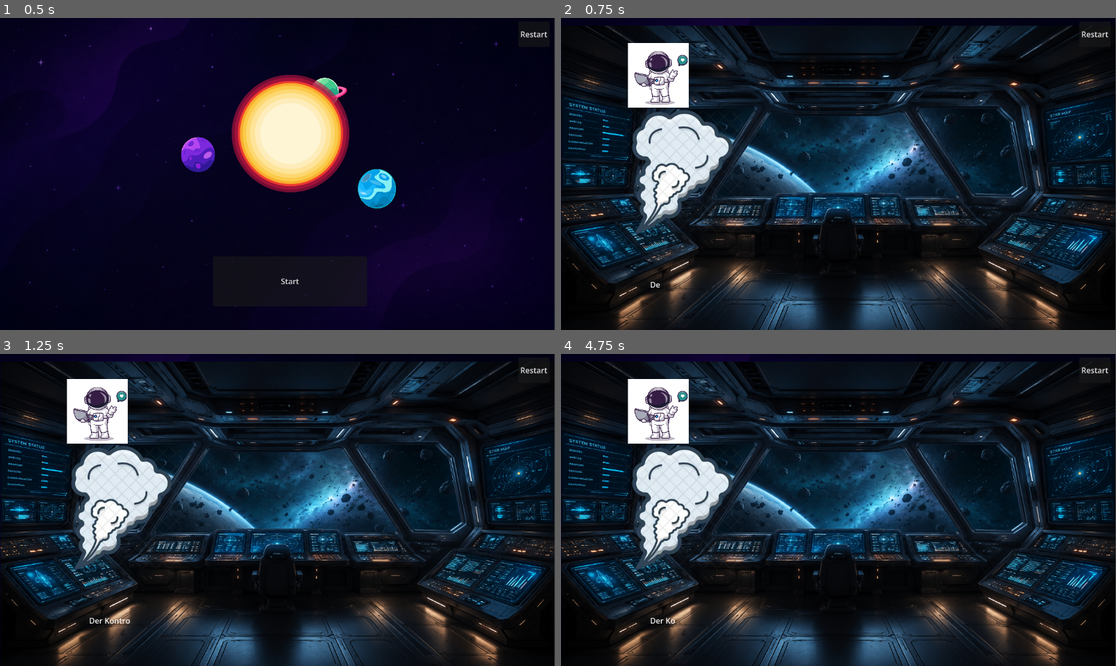
Above: before the commit, frames 1-4 (two rows, left to right).
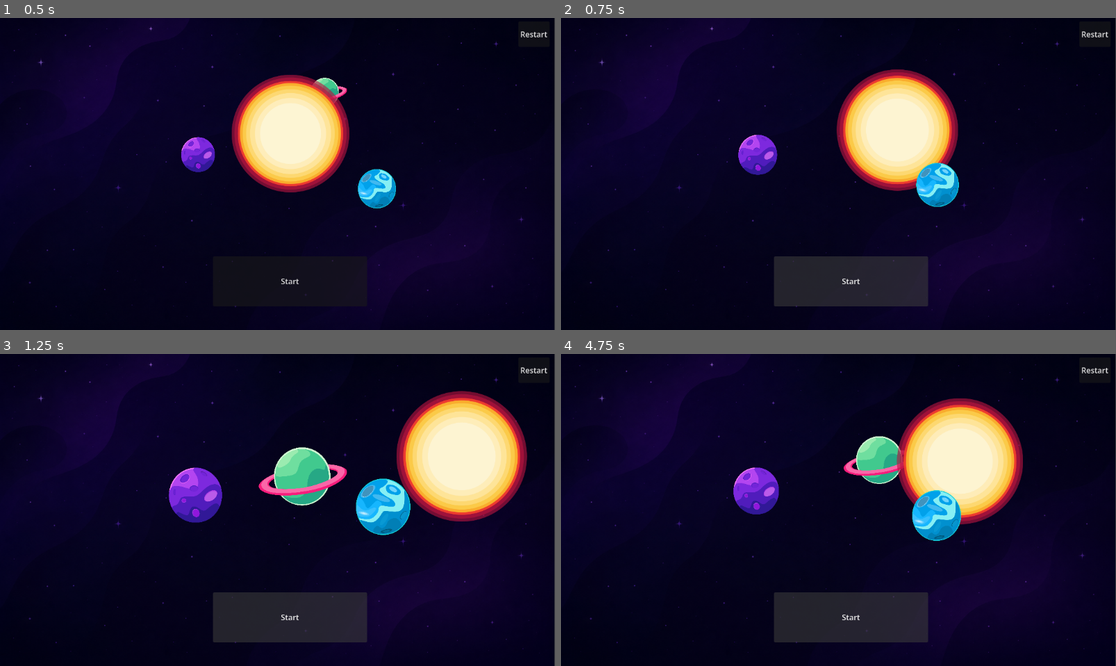
Above: after the commit, the same moments.

Repository: DanilLvov/GamificationTool
Game: Godot game, scene res://Scenes/Menu.tscn
The game is run twice, just before and just after one commit, with the same random seed, the same clock (stepped at 60 frames per second) and the same inputs.
Inputs:
- Up to frame 1 (0.5 s): no input
- Up to frame 2 (0.75 s): click "Start" at 0.5 s
- Up to frame 3 (1.25 s): no input
- Up to frame 4 (4.75 s): click "Restart" at 1.25 s; click "Restart" at 2 s; click "Restart" at 2.75 s; click "Yes" at 3.5 s; click "Start" at 4.25 s

Frame 1 is identical in both runs. In frame 2, 54% of the frame differs, in the area x 0-100%, y 2-100%; in frame 3, 58%; in frame 4, 56%.

Commit message:
Added smooth transition from StartScreen to PlanetChoice

Diff:
--- a/Scripts/menu.gd
+++ b/Scripts/menu.gd
@@ -101,6 +101,7 @@
 
 func _on_start_button_pressed() -> void:
 	print("pressed start button")
+	var _waiter = await start_screen._start_pressed()
 	_next_game_step()
 
 
--- a/Scripts/start_screen.gd
+++ b/Scripts/start_screen.gd
@@ -1,18 +1,24 @@
 extends Node2D
 
+var transition_speed := 1.0
+var start_transition = false
 var sun_time := 0.0
+var sun_transition_target := Vector2 (1120, 200)
 
 @onready var sun = $Sun1
+# All changes to planets behaviour go here
 @onready var planets = [
 {	"center": Vector2(600, 260),
 	"radius_x": 200.0,
 	"radius_y": 90.0,
 	"angle":  PI * 5.0 / 6.0,
 	"speed": 0.5,
-	"forward": true,
-	"planet": $Planet1_1NoBlur,
+	"forward": true,			# used to determine if is behind or in front of the sun
+	"planet": $Planet1_1NoBlur, # Don't forget to change when renaming Scene objects
 	"scale_min": 0.1,
-	"scale_max": 0.2
+	"scale_max": 0.2,
+	"target_position": Vector2(400, 300),
+	"target_scale": Vector2(0.3, 0.3)
 
 },
 {	"center": Vector2(600, 275),
@@ -23,7 +29,9 @@
 	"forward": true,
 	"planet": $Planet2_1,
 	"scale_min": 0.1,
-	"scale_max": 0.2
+	"scale_max": 0.2,
+	"target_position": Vector2(800, 300),
+	"target_scale": Vector2(0.3, 0.3)
 },
 {	"center": Vector2(600, 290),
 	"radius_x": 290.0,
@@ -33,7 +41,9 @@
 	"forward": true,
 	"planet": $Planet3_1,
 	"scale_min": 0.08,
-	"scale_max": 0.15
+	"scale_max": 0.15,
+	"target_position": Vector2(600, 300),
+	"target_scale": Vector2(0.2, 0.2)
 }
 ]
 
@@ -45,33 +55,38 @@
 
 func _process(delta: float) -> void:
 
-	# Sun pulsing
-	sun_time += delta
-	var pulse := (sin(sun_time * 2.0) + 1.0) / 2.0
-	sun.scale = Vector2.ONE * lerp(0.49, 0.52, pulse)
-	sun.modulate = Color(1.0, 1.0, 1.0).lerp(Color(1.0, 0.92, 0.65), pulse * 0.25)
+	if start_transition:
+		pass
 
-	# Planets movement
-	for planet in planets:
-		var angle = planet["angle"]
-		angle += planet["speed"] * delta
-		var current_position = planet["center"] + Vector2(
-			cos(angle) * planet["radius_x"],
-			sin(angle) * planet["radius_y"]
-		)
-		# Scaling planet
-		var t := scale_t_from_angle(angle)
-		planet["planet"].scale = Vector2.ONE * lerp(planet["scale_min"], planet["scale_max"], t)
+	else:
+		# Sun pulsing
+		sun_time += delta
+		var pulse := (sin(sun_time * 2.0) + 1.0) / 2.0
+		sun.scale = Vector2.ONE * lerp(0.49, 0.52, pulse)
+		sun.modulate = Color(1.0, 1.0, 1.0).lerp(Color(1.0, 0.92, 0.65), pulse * 0.25)
 
-		if fmod(angle, 2 * PI) > PI and planet["forward"]:
-			planet["forward"] = false
-			planet["planet"].z_index = -1
-		if fmod(angle, 2 * PI) < PI and not planet["forward"]:
-			planet["forward"] = true
-			planet["planet"].z_index = 1
+		# Planets movement
+		for planet in planets:
+			var angle = planet["angle"]
+			angle += planet["speed"] * delta
+			var current_position = planet["center"] + Vector2(
+				cos(angle) * planet["radius_x"],
+				sin(angle) * planet["radius_y"]
+			)
+			# Scaling planet
+			var t := scale_t_from_angle(angle)
+			planet["planet"].scale = Vector2.ONE * lerp(planet["scale_min"], planet["scale_max"], t)
 
-		planet["angle"] = angle
-		planet["planet"].position = current_position
+			# changing z of planet if in front or behind the sun
+			if fmod(angle, 2 * PI) > PI and planet["forward"]:
+				planet["forward"] = false
+				planet["planet"].z_index = -1
+			if fmod(angle, 2 * PI) < PI and not planet["forward"]:
+				planet["forward"] = true
+				planet["planet"].z_index = 1
+
+			planet["angle"] = angle
+			planet["planet"].position = current_position
 
 # Function for smooth scaling of planets
 func scale_t_from_angle(angle: float) -> float:
@@ -84,3 +99,18 @@
 		t = inverse_lerp(PI * 1.5, PI / 2.0, a)
 
 	return smoothstep(0.0, 1.0, t)
+
+func _start_pressed() -> bool:
+	start_transition = true
+	var tween = create_tween()
+	# tween.set_trans(Tween.TRANS_SINE)
+	# tween.set_ease(Tween.EASE_IN_OUT)
+
+	tween.tween_property(sun, "position", sun_transition_target, transition_speed)
+	tween.parallel().tween_property(sun, "scale", Vector2 (0.6, 0.6), transition_speed)
+	for planet in planets:
+		tween.parallel().tween_property(planet["planet"], "position", planet["target_position"], transition_speed)
+		tween.parallel().tween_property(planet["planet"], "scale", planet["target_scale"], transition_speed)
+
+	await tween.finished
+	return true
